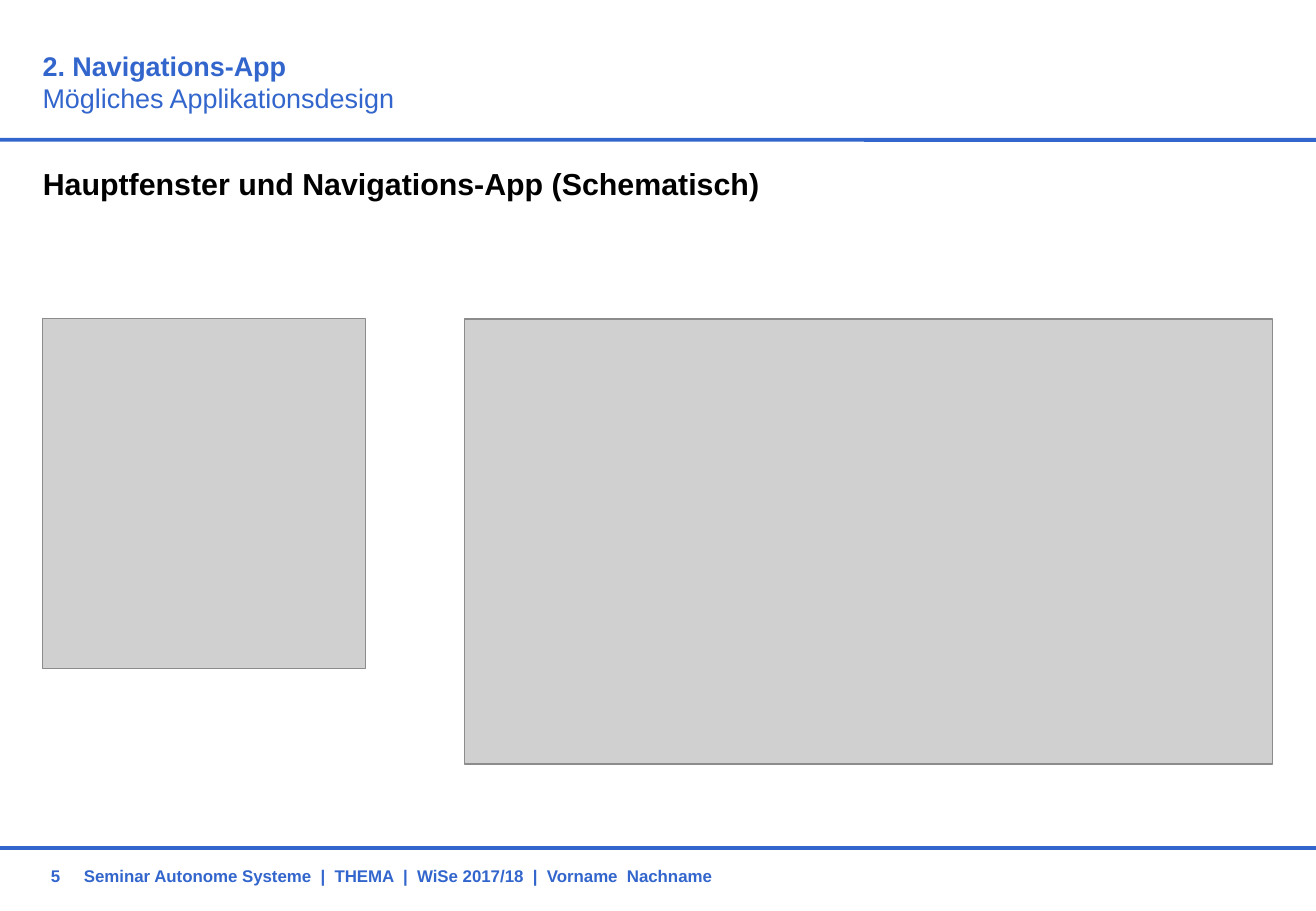
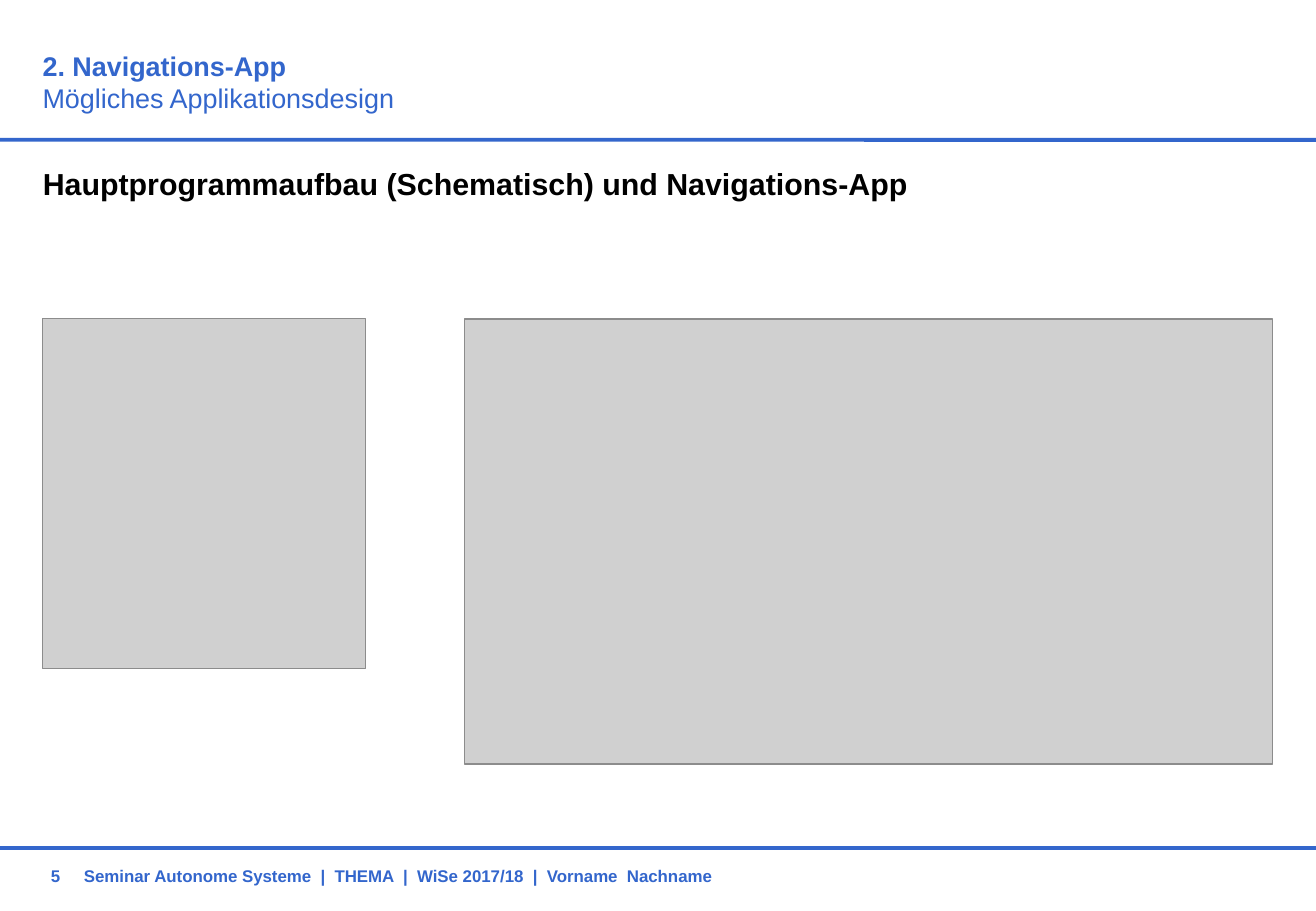
Before and after one commit to HassibShaq/VPJW17G5, a slide deck: slide 5 of 03_Navi/Präsentation_VPJ_Navigation.ppt. Drawn at 1316x911 pixels with LibreOffice and Linux fonts; fonts in the diff are those of the drawing; grey boxes stand for pictures; background and template pictures are left out. Boxes give left, top, right and bottom in pixels: in the first picture for what was removed or moved away, otherwise in the second. Text is boxed around its words. In the diff, an @@ line names an element or a change of style, - is before the commit and + after.

```diff
--- a/03_Navi/Präsentation_VPJ_Navigation.ppt
+++ b/03_Navi/Präsentation_VPJ_Navigation.ppt
@@ text at [43,173,907,201]: text changed @@
-  Hauptfenster und Navigations-App (Schematisch)
+  Hauptprogrammaufbau (Schematisch) und Navigations-App
```
Also in this commit, not shown: 2 other slides changed, 11 other files.
